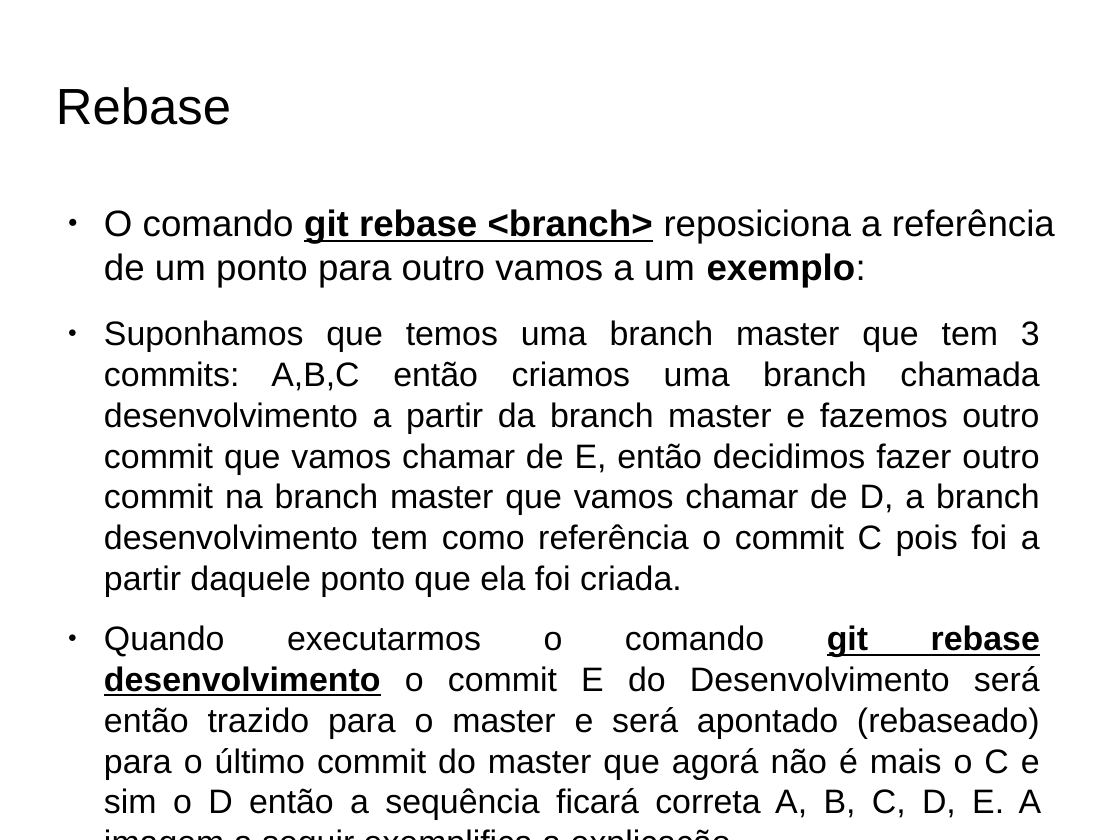
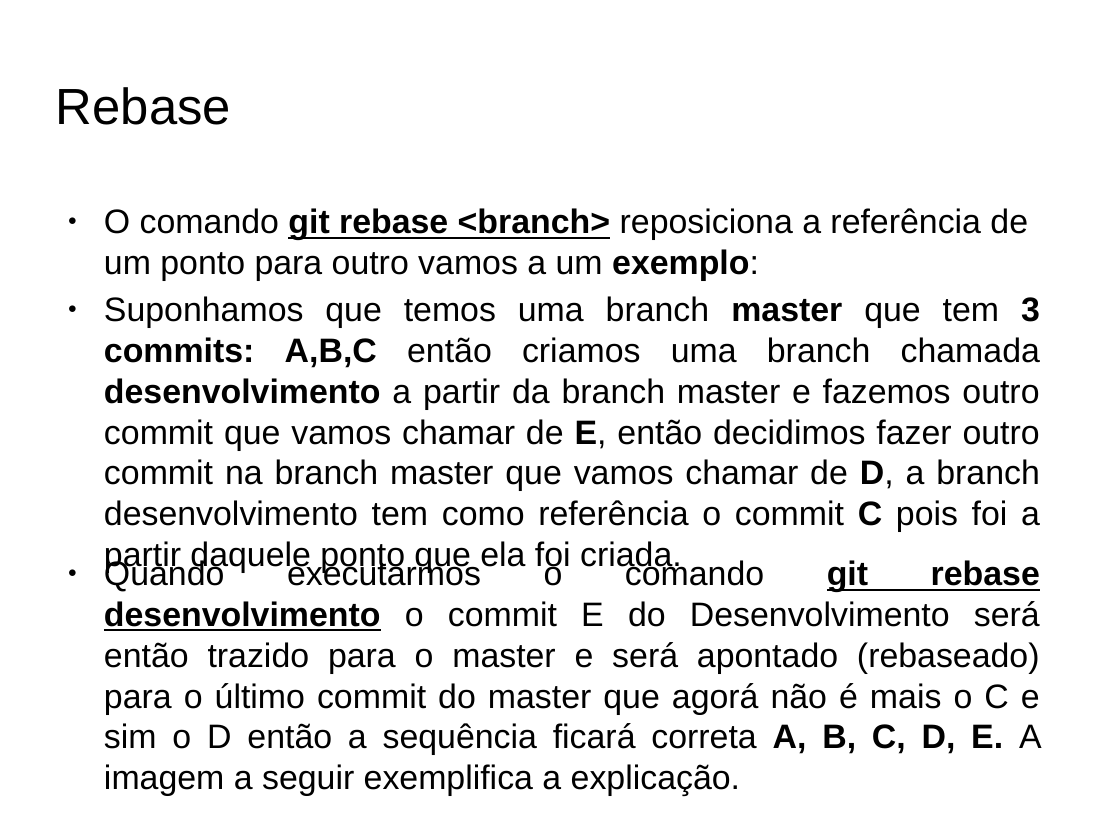
Before and after one commit to fabioads/apresentacao-git, a slide deck: slide 9 of Aprensentacao-GitHub.odp. Drawn at 1120x840 pixels with LibreOffice and Linux fonts; fonts in the diff are those of the drawing; background and template pictures are left out. Boxes give left, top, right and bottom in pixels: in the first picture for what was removed or moved away, otherwise in the second. Text is boxed around its words. In the diff, an @@ line names an element or a change of style, - is before the commit and + after.

```diff
--- a/Aprensentacao-GitHub.odp
+++ b/Aprensentacao-GitHub.odp
@@ text "O comando git rebase <branch> ..." at [104, 208, 1028, 281]: size 26 to 24.1 pt @@
@@ text "Suponhamos que temos uma branch ...": place and size @@
-text "Suponhamos que temos uma branch ..." at [104, 320, 1042, 820]
+text "Suponhamos que temos uma branch ..." at [104, 296, 1040, 573]
@@ text "Suponhamos que temos uma branch ..." at [104, 296, 1040, 573]: bold on in "master 3 commits: A,B,C desenvolvimento E, D, ..." @@
@@ text added at [104, 558, 1042, 796], 24.1 pt, text #000000 @@
+● Quando executarmos o comando git rebase desenvolvimento o commit E do Desenvolvimento será então trazido para o master e será apontado (rebaseado) para o último commit do master que agorá não é mais o C e sim o D então a sequência ficará correta A, B, C, D, E. A imagem a seguir exemplifica a explicação.
@@ text at [104, 625, 1042, 820]: paragraph removed @@
-● Quando executarmos o comando git rebase desenvolvimento o commit E do Desenvolvimento será então trazido para o master e será apontado (rebaseado) para o último commit do master que agorá não é mais o C e sim o D então a sequência ficará correta A, B, C, D, E. A imagem a seguir exemplifica a explicação.
```
Also in this commit, not shown: 7 other slides changed.
